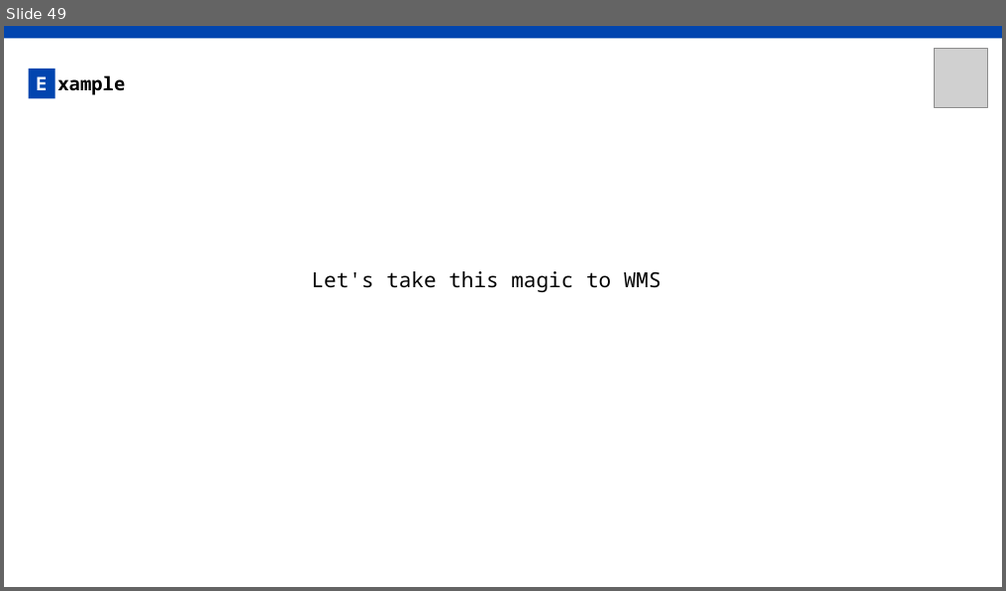
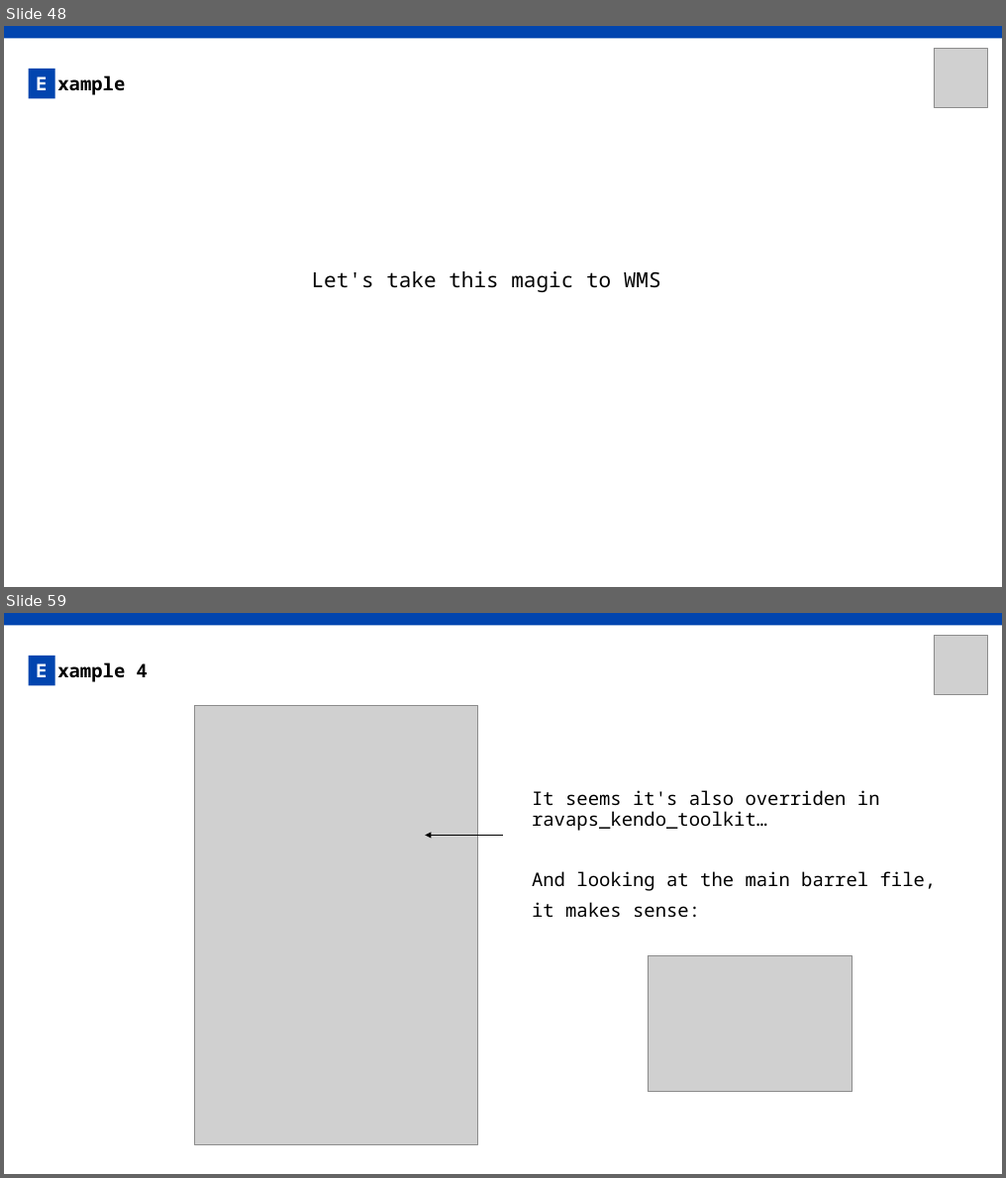
Before and after one commit to AxelPauwels/SEM-BIO, a slide deck: presentation/SEM&BIO.pptx. Shown one above the other, each under a label of ours: slide 49 before the commit, slides 48 and 59 after it; the slides between them are not shown. The pictures are 1006x591 and 1006x1178 pixels, drawn with LibreOffice and Linux fonts; fonts in the diff are those of the drawing; grey boxes stand for pictures. Boxes give left, top, right and bottom in pixels: in the first picture for what was removed or moved away, otherwise in the second. Text is boxed around its words. In the diff, an @@ line names an element or a change of style, - is before the commit and + after.

```diff
--- a/presentation/SEM&BIO.pptx
+++ b/presentation/SEM&BIO.pptx
@@ slide 59 added at bbox=[4, 613, 1002, 1174], background #FFFFFF @@
@@ rectangle added at bbox=[4, 613, 1002, 626], fill #0145AF @@
@@ picture added at bbox=[934, 635, 988, 694] @@
@@ rectangle added at bbox=[29, 656, 55, 685], fill #0145AF, 18 pt, text #FFFFFF, bold @@
+E
@@ text added at bbox=[57, 663, 148, 682], 18 pt, text #000000, bold @@
+xample 4
@@ picture added at bbox=[194, 706, 478, 1145] @@
@@ text added at bbox=[532, 790, 937, 918], 18 pt, text #000000 @@
+It seems it's also overriden in ravaps_kendo_toolkit…
+And looking at the main barrel file,
+it makes sense:
@@ arrow added from (503, 836) to (425, 836), #000000 1.5 pt @@
@@ picture added at bbox=[648, 956, 852, 1092] @@
@@ what was slide 49 is now slide 48 @@
```
Also in this commit, not shown: 2 slides changed, 14 other slides added, 1 slide removed.
